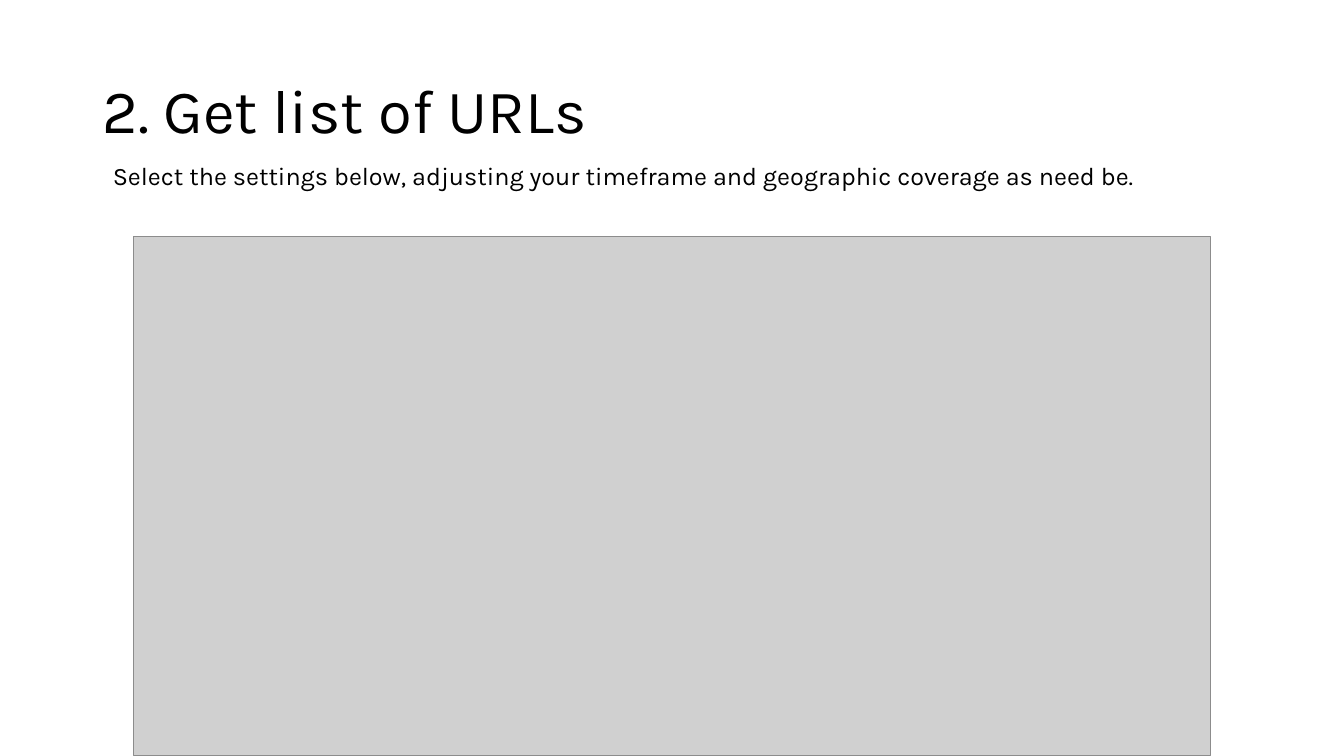
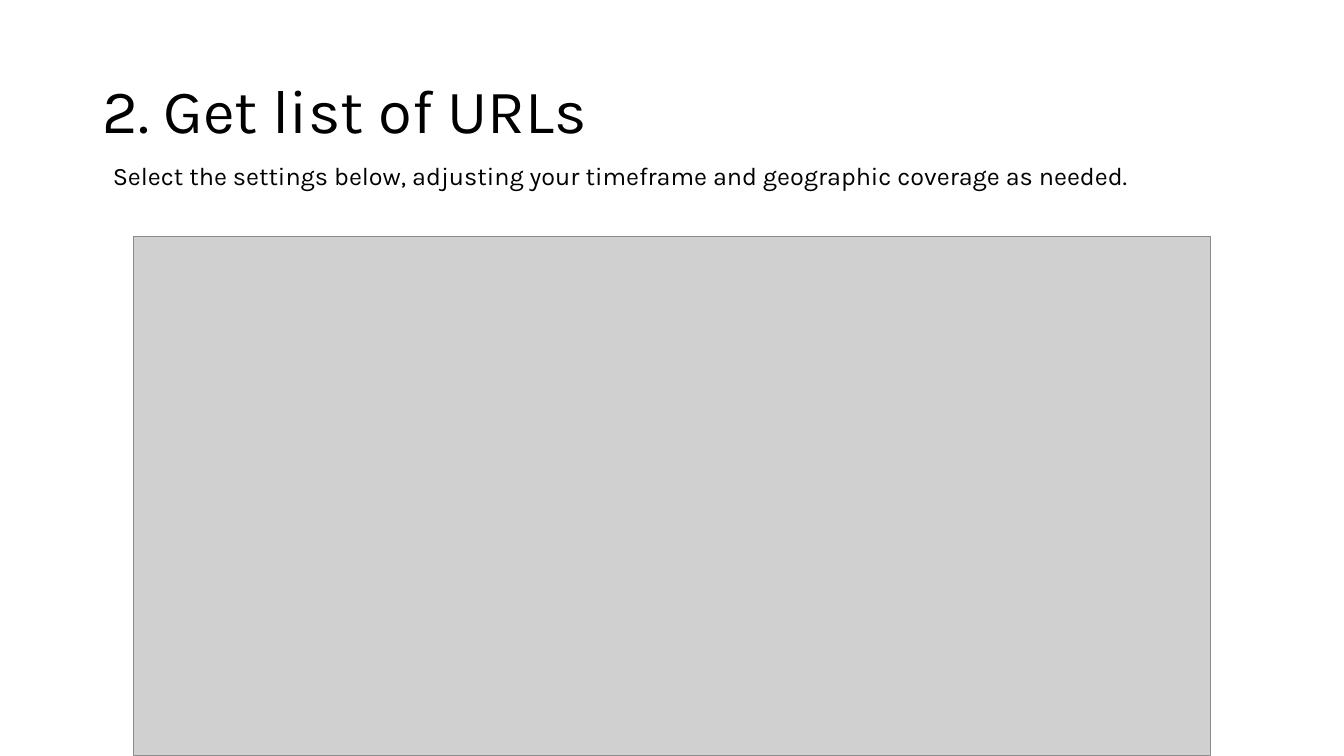
Before and after one commit to eco-kgml/NLDAS2_for_LakeGPT, a slide deck: slide 5 of How_to_NLDAS2 data.pptx. Drawn at 1344x756 pixels with LibreOffice and Linux fonts; fonts in the diff are those of the drawing; grey boxes stand for pictures. Boxes give left, top, right and bottom in pixels: in the first picture for what was removed or moved away, otherwise in the second. Text is boxed around its words. In the diff, an @@ line names an element or a change of style, - is before the commit and + after.

```diff
--- a/How_to_NLDAS2 data.pptx
+++ b/How_to_NLDAS2 data.pptx
@@ text at (113,167,1127,192): text changed @@
-Select the settings below, adjusting your timeframe and geographic coverage as need be.
+Select the settings below, adjusting your timeframe and geographic coverage as needed.
```
Also in this commit, not shown: 3 other slides changed.
